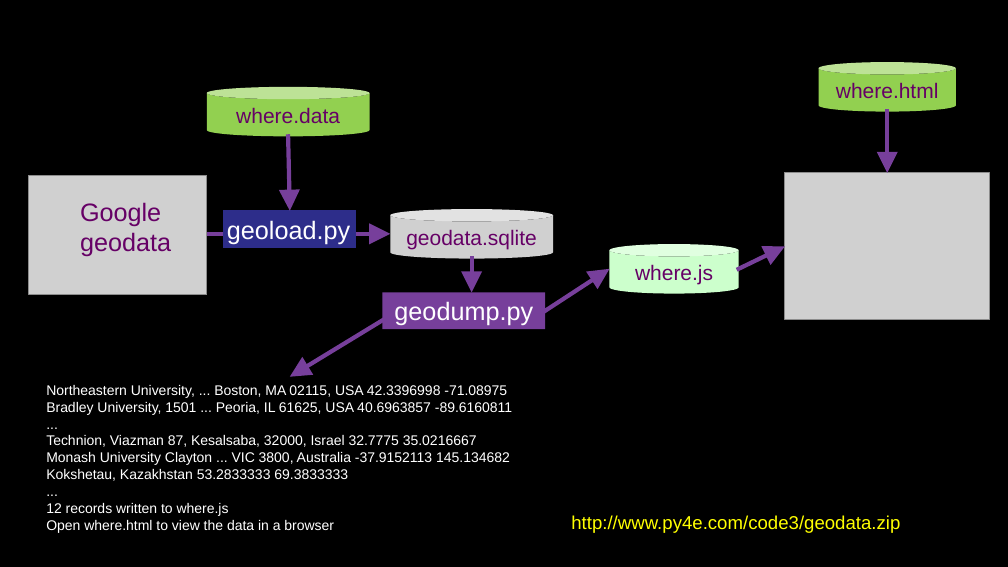
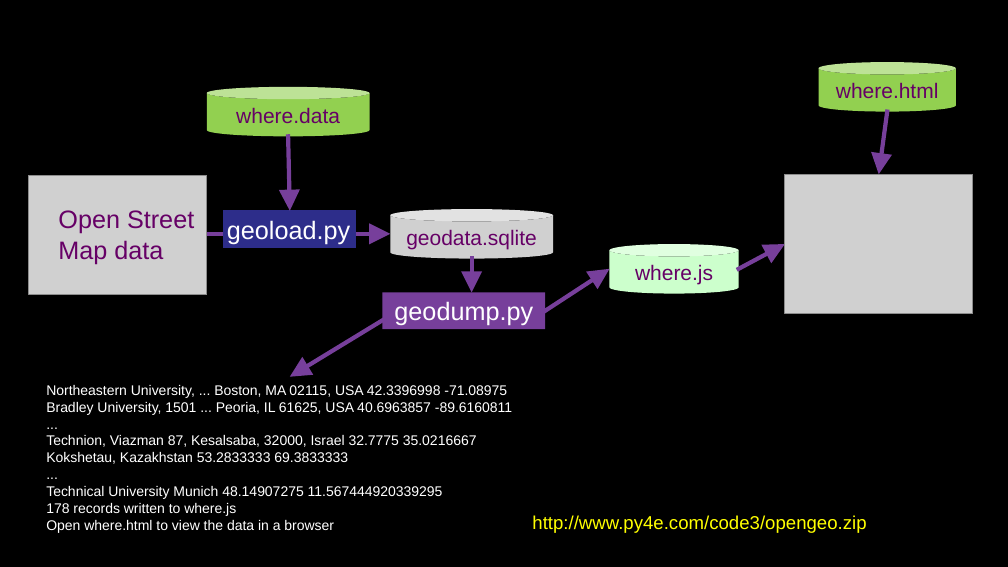
Before and after one commit to csev/py4e, a slide deck: slide 6 of lectures3/Pythonlearn-16-Data-Viz.pptx. Drawn at 1008x567 pixels with LibreOffice and Linux fonts; fonts in the diff are those of the drawing; grey boxes stand for pictures. Boxes give left, top, right and bottom in pixels: in the first picture for what was removed or moved away, otherwise in the second. Text is boxed around its words. In the diff, an @@ line names an element or a change of style, - is before the commit and + after.

Commit message:
Phase 2 - Swithch to OpenStreetMap

```diff
--- a/lectures3/Pythonlearn-16-Data-Viz.pptx
+++ b/lectures3/Pythonlearn-16-Data-Viz.pptx
@@ arrow moved from (887, 112) - (887, 172) to (887, 112) - (879, 174) @@
@@ picture: place and size @@
-picture at bbox=[785, 172, 990, 320]
+picture at bbox=[785, 174, 973, 314]
@@ text at bbox=[58, 210, 194, 264]: text changed @@
-Google
-geodata
+Open Street Map data
@@ text at bbox=[46, 452, 510, 465]: paragraph removed @@
-Monash University Clayton ... VIC 3800, Australia -37.9152113 145.134682
@@ text at bbox=[46, 486, 443, 516]: text changed @@
-12 records written to where.js
+Technical University Munich 48.14907275 11.567444920339295
+178 records written to where.js
@@ text at bbox=[532, 515, 866, 533]: text changed @@
-http://www.py4e.com/code3/geodata.zip
+http://www.py4e.com/code3/opengeo.zip
```
Also in this commit, not shown: 4 other slides changed, 15 other files.
